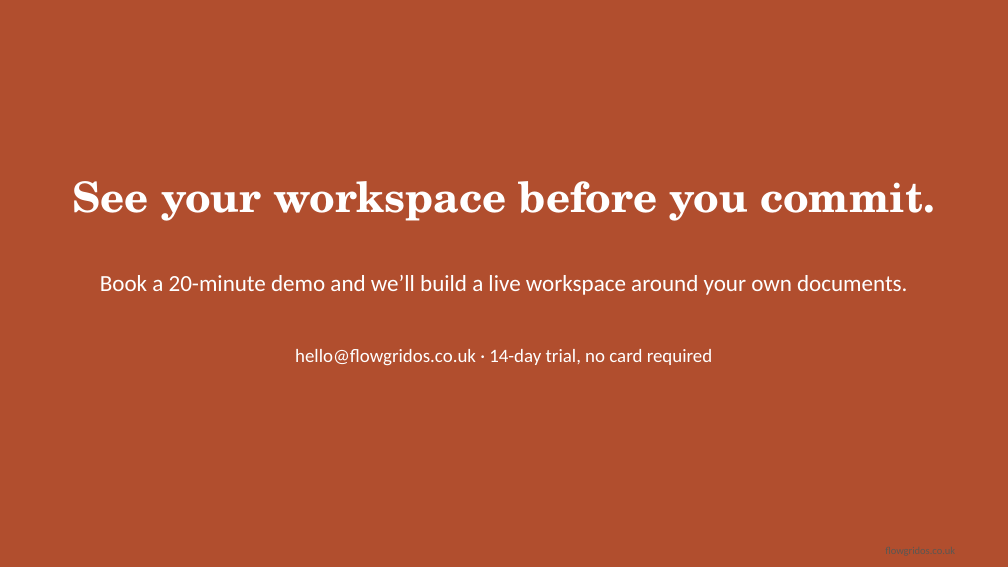
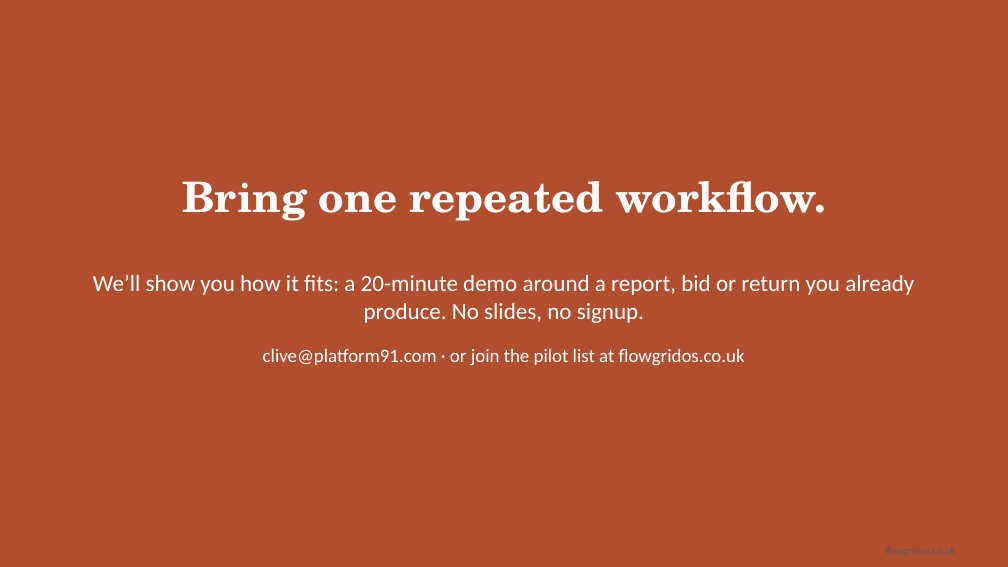
Before and after one commit to CliveStruv56/operations-engine, a slide deck: slide 6 of docs/flowgrid-os-customer-deck.pptx (slide 7 before the commit). Drawn at 1008x567 pixels with LibreOffice and Linux fonts; fonts in the diff are those of the drawing. Boxes give left, top, right and bottom in pixels: in the first picture for what was removed or moved away, otherwise in the second. Text is boxed around its words. In the diff, an @@ line names an element or a change of style, - is before the commit and + after.

```diff
--- a/docs/flowgrid-os-customer-deck.pptx
+++ b/docs/flowgrid-os-customer-deck.pptx
@@ text at (x1=182, y1=181, x2=826, y2=221): text changed @@
-See your workspace before you commit.
+Bring one repeated workflow.
@@ text at (x1=93, y1=275, x2=914, y2=323): text changed @@
-Book a 20-minute demo and we’ll build a live workspace around your own documents.
+We’ll show you how it fits: a 20-minute demo around a report, bid or return you already produce. No slides, no signup.
@@ text at (x1=263, y1=349, x2=745, y2=365): text changed @@
-hello@flowgridos.co.uk · 14-day trial, no card required
+clive@platform91.com · or join the pilot list at flowgridos.co.uk
```
Also in this commit, not shown: 5 other slides changed, 1 slide removed, 6 other files.
